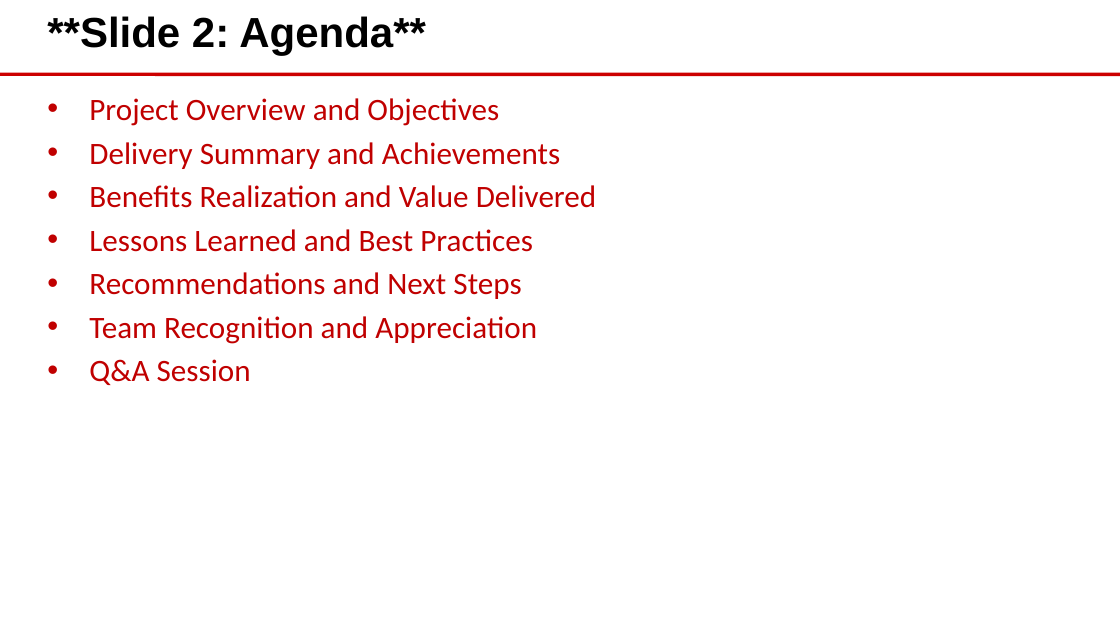
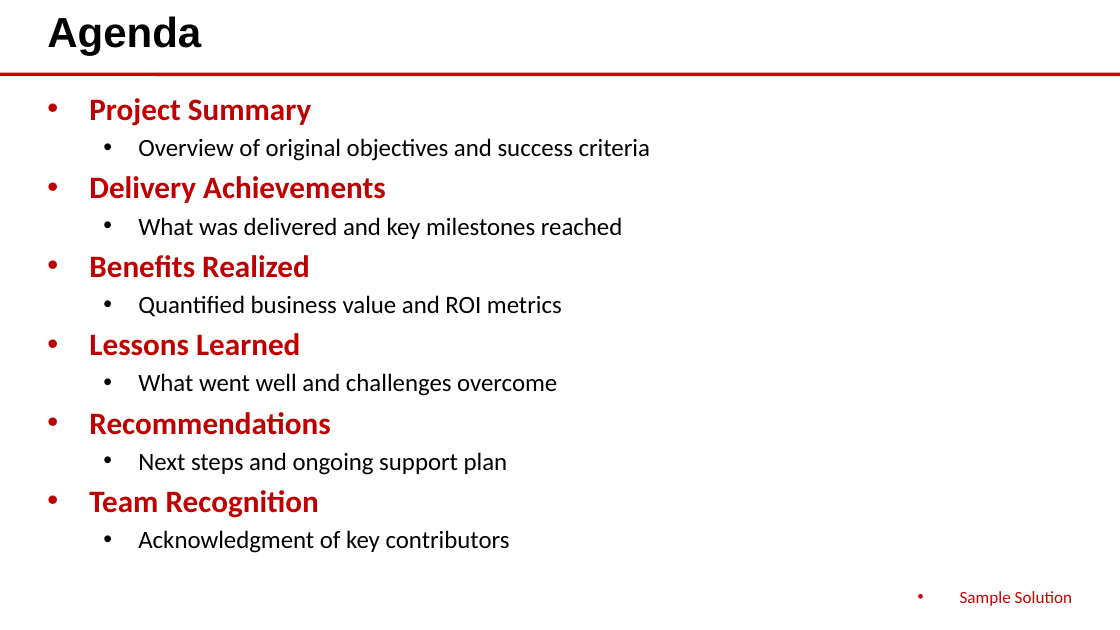
Before and after one commit to eoframework/solutions, a slide deck: slide 2 of solution-template/sample-provider/sample-category/sample-solution/delivery/closeout-presentation.pptx. Drawn at 1120x630 pixels with LibreOffice and Linux fonts; fonts in the diff are those of the drawing; background and template pictures are left out. Boxes give left, top, right and bottom in pixels: in the first picture for what was removed or moved away, otherwise in the second. Text is boxed around its words. In the diff, an @@ line names an element or a change of style, - is before the commit and + after.

Commit message:
Update solution-template with consolidated delivery structure
- Update detailed-design.md with universal 10-section structure
- Add contextual intro text to all sections before tables/bullets/diagrams
- Consolidate legacy files into project-plan.csv and implementation-guide.md:
  - roles.csv → RACI Matrix section in project-plan.csv
  - communication-plan.csv → Communications Plan section in project-plan.csv
  - training-plan.csv → Training Program section in implementation-guide.md
- Remove requirements.csv (belongs in presales SOW)
- Regenerate all Office files with updated converters
- Update delivery README with new structure reference

```diff
--- a/solution-template/sample-provider/sample-category/sample-solution/delivery/closeout-presentation.pptx
+++ b/solution-template/sample-provider/sample-category/sample-solution/delivery/closeout-presentation.pptx
@@ text at (x1=47, y1=16, x2=201, y2=56): text changed @@
-**Slide 2: Agenda**
+Agenda
@@ text at (x1=89, y1=98, x2=650, y2=553): text changed; size 20 to 16 pt; text colour #C00000 to #000000 @@
-• Project Overview and Objectives
-• Delivery Summary and Achievements
-• Benefits Realization and Value Delivered
-• Lessons Learned and Best Practices
-• Recommendations and Next Steps
-• Team Recognition and Appreciation
-• Q&A Session
+• Project Summary
+  • Overview of original objectives and success criteria
+• Delivery Achievements
+  • What was delivered and key milestones reached
+• Benefits Realized
+  • Quantified business value and ROI metrics
+• Lessons Learned
+  • What went well and challenges overcome
+• Recommendations
+  • Next steps and ongoing support plan
+• Team Recognition
+  • Acknowledgment of key contributors
@@ text added at (x1=960, y1=591, x2=1072, y2=606), 11 pt, text #CC0000 @@
+• Sample Solution
```
Also in this commit, not shown: 1 other slide changed, 9 slides added, 34 slides removed, 20 other files.
